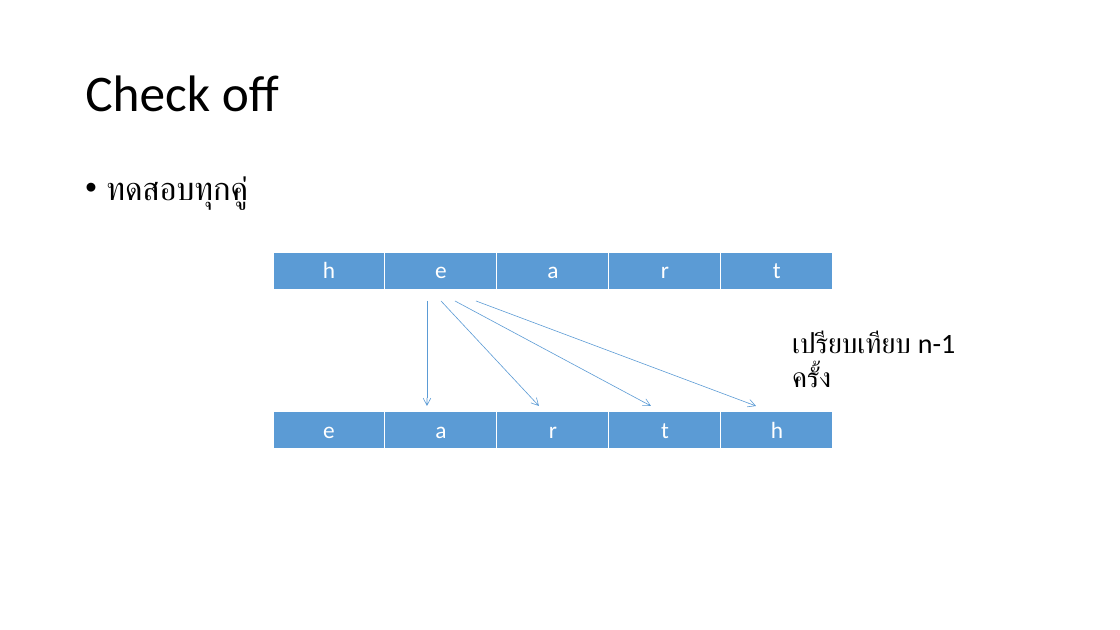
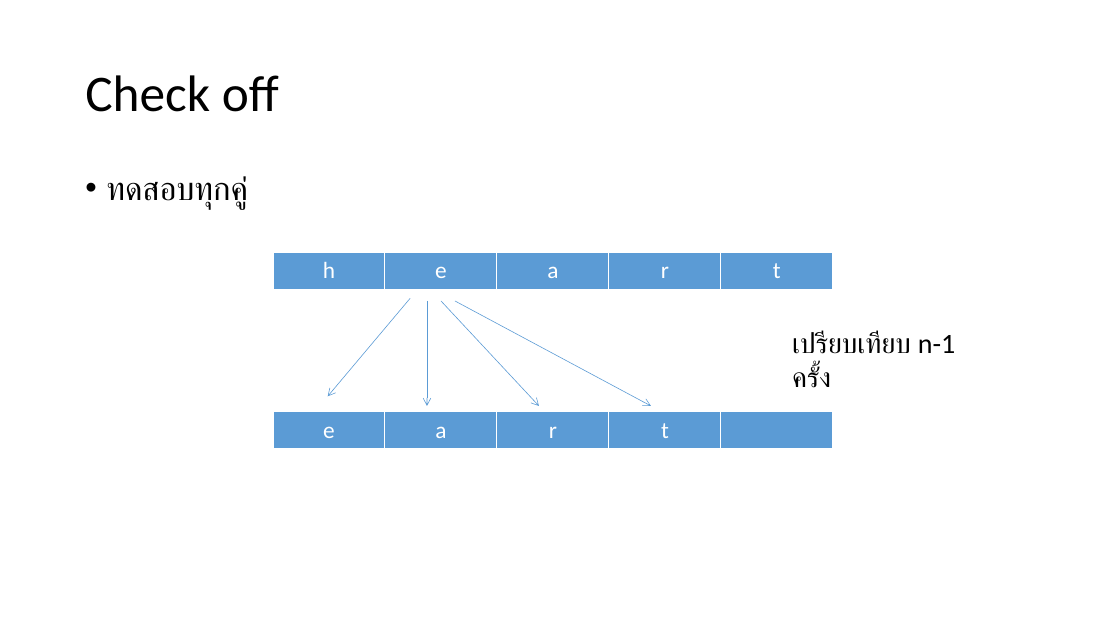
Before and after one commit to fomapavlov/254251_1_2016, a slide deck: slide 8 of Data Structure 02.pptx. Drawn at 1120x630 pixels with LibreOffice and Linux fonts; fonts in the diff are those of the drawing. Boxes give left, top, right and bottom in pixels: in the first picture for what was removed or moved away, otherwise in the second. Text is boxed around its words. In the diff, an @@ line names an element or a change of style, - is before the commit and + after.

```diff
--- a/Data Structure 02.pptx
+++ b/Data Structure 02.pptx
@@ arrow added from (410, 298) to (328, 397), #5B9BD5 0.5 pt @@
@@ arrow removed from (476, 301) to (756, 406) @@
@@ table at (273, 412, 832, 448) @@
-row 1, column 5: h
+row 1, column 5: 
```
Also in this commit, not shown: 6 other slides changed.
